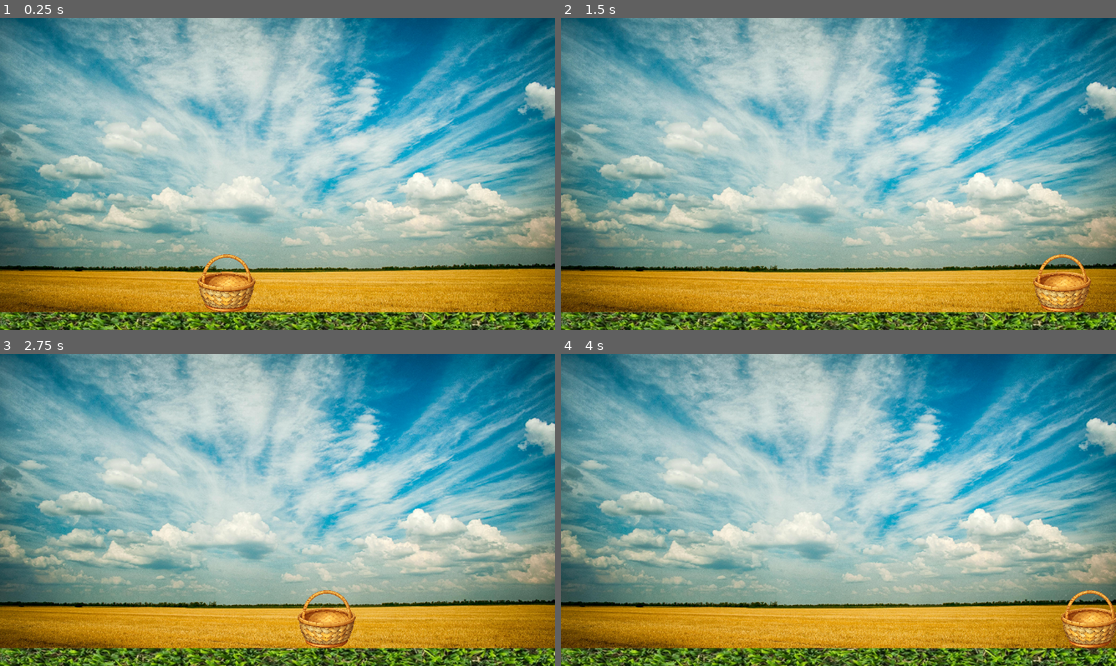
Above: before the commit, frames 1-4 (two rows, left to right).
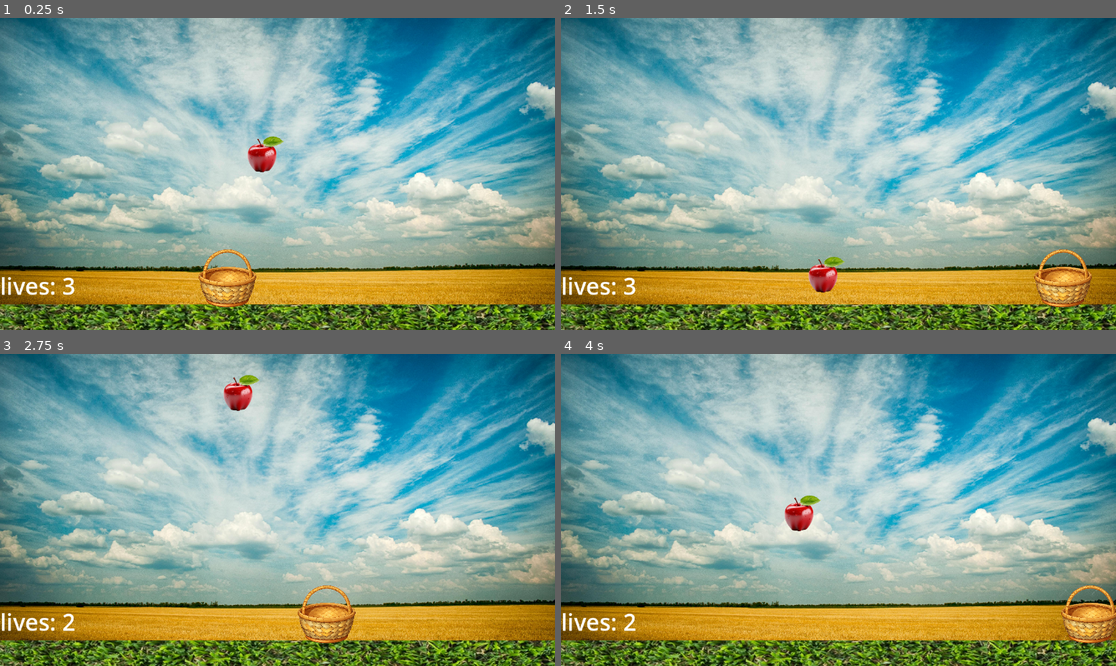
Above: after the commit, the same moments.

Repository: BenMyhillJones/CS12-2025-GithubGodot
Game: Godot game, scene res://appleDropper.tscn
The game is run twice, just before and just after one commit, with the same random seed, the same clock (stepped at 60 frames per second) and the same inputs.
Inputs:
- Up to frame 1 (0.25 s): no input
- Up to frame 2 (1.5 s): hold D (MoveRight) from 0.53 s (still down); tap W (Jump) at 0.6, 0.77, 1.07, 1.35 s
- Up to frame 3 (2.75 s): tap W (Jump) at 1.52, 1.82, 2.1 s; release D (MoveRight) at 2.03 s; hold A (MoveLeft) from 2.03 s (still down)
- Up to frame 4 (4 s): release A (MoveLeft) at 2.78 s; hold D (MoveRight) from 2.78 s (still down); tap W (Jump) at 2.85, 3.02, 3.32, 3.6, 3.77 s

The runs differ from the first frame. In frame 1, 14% of the frame differs, in the area x 0-100%, y 0-100%; in frame 2, 14%; in frame 3, 14%; in frame 4, 14%.

Commit message:
game over screen

Diff:
--- a/appleDropper.tscn
+++ b/appleDropper.tscn
@@ -1,9 +1,11 @@
-[gd_scene load_steps=9 format=3 uid="uid://cm8n3itvmnttf"]
+[gd_scene load_steps=13 format=3 uid="uid://cm8n3itvmnttf"]
 
 [ext_resource type="Texture2D" uid="uid://0v4dbffiqo4k" path="res://Graphics/wonder-ag.jpg" id="1_ypfbe"]
 [ext_resource type="Script" uid="uid://ixs56sk3ykak" path="res://player.gd" id="2_3lm67"]
 [ext_resource type="Texture2D" uid="uid://g468054ftmqd" path="res://Graphics/pngtree-wicker-basketball-clipart-illustration-isolated-on-black-background-png-image_16882503.png" id="3_ypfbe"]
 [ext_resource type="Texture2D" uid="uid://bju8auw62n3n5" path="res://Graphics/pexels-freestockpro-1227513.jpg" id="4_e7f0w"]
+[ext_resource type="Script" uid="uid://bwdxxhrees55c" path="res://insideme.gd" id="5_8dpwq"]
+[ext_resource type="Texture2D" uid="uid://dqs7gi2itd34p" path="res://Graphics/pngtree-3d-red-apple-png-with-green-leaf-png-image_10201408.png" id="6_c8rcf"]
 
 [sub_resource type="PhysicsMaterial" id="PhysicsMaterial_3lm67"]
 
@@ -17,13 +19,19 @@
 radius = 55.0
 height = 118.0
 
+[sub_resource type="RectangleShape2D" id="RectangleShape2D_rdrxu"]
+size = Vector2(101, 20)
+
+[sub_resource type="CircleShape2D" id="CircleShape2D_knasv"]
+radius = 27.073973
+
 [node name="Node2D" type="Node2D"]
 
 [node name="StaticBody2D" type="StaticBody2D" parent="."]
 physics_material_override = SubResource("PhysicsMaterial_3lm67")
 
 [node name="Floor" type="Sprite2D" parent="StaticBody2D"]
-position = Vector2(571, 1111)
+position = Vector2(580, 1095)
 scale = Vector2(1.167, 1)
 texture = ExtResource("1_ypfbe")
 
@@ -41,7 +49,7 @@
 shape = SubResource("RectangleShape2D_3lm67")
 
 [node name="Player" type="CharacterBody2D" parent="."]
-position = Vector2(85, 224)
+position = Vector2(87, 216)
 script = ExtResource("2_3lm67")
 
 [node name="PngtreeWickerBasketballClipartIllustrationIsolatedOnBlackBackgroundPngImage16882503" type="Sprite2D" parent="Player"]
@@ -53,8 +61,46 @@
 position = Vector2(386, 325)
 shape = SubResource("CapsuleShape2D_e7f0w")
 
+[node name="Area2D" type="Area2D" parent="Player"]
+position = Vector2(-1, -2)
+collision_mask = 4
+
+[node name="CollisionShape2D" type="CollisionShape2D" parent="Player/Area2D"]
+position = Vector2(386, 335)
+shape = SubResource("RectangleShape2D_rdrxu")
+
 [node name="PexelsFreestockpro1227513" type="Sprite2D" parent="."]
+editor_description = "THIS STUPID BACKGROUND KEEPS GETTING IN MY WAY"
 z_index = -1
-position = Vector2(578.00006, 377)
+position = Vector2(581, 376.99997)
 scale = Vector2(0.27842507, 0.2784251)
 texture = ExtResource("4_e7f0w")
+
+[node name="stupid apple" type="CharacterBody2D" parent="."]
+position = Vector2(543, 239)
+collision_layer = 4
+collision_mask = 4
+script = ExtResource("5_8dpwq")
+
+[node name="Sprite2D" type="Sprite2D" parent="stupid apple"]
+position = Vector2(3.9999697, -6.999999)
+scale = Vector2(0.26319438, 0.27291667)
+texture = ExtResource("6_c8rcf")
+
+[node name="CollisionShape2D" type="CollisionShape2D" parent="stupid apple"]
+shape = SubResource("CircleShape2D_knasv")
+
+[node name="scorelabel" type="Label" parent="."]
+offset_right = 371.0
+offset_bottom = 138.0
+theme_override_font_sizes/font_size = 48
+
+[node name="lives" type="Label" parent="."]
+offset_top = 523.0
+offset_right = 164.0
+offset_bottom = 590.0
+theme_override_font_sizes/font_size = 48
+text = "lives: 3"
+
+[connection signal="body_entered" from="Player/Area2D" to="Player" method="_on_area_2d_body_entered"]
+[connection signal="body_entered" from="Player/Area2D" to="stupid apple" method="_on_area_2d_body_entered"]
--- /dev/null
+++ b/color.gd
@@ -0,0 +1,11 @@
+extends ColorRect
+var colorspeen = 0
+var colorwheel
+
+func _ready():
+	pass #dunno what to do for now
+
+func _process(_delta: float) -> void:
+	while true:
+		colorspeen += 1
+		colorwheel = Color.from_hsv(colorspeen, 75, 100)
--- /dev/null
+++ b/game_over_mmbwop.gd
@@ -0,0 +1,6 @@
+extends Control
+
+
+
+func _on_button_button_down() -> void:
+	get_tree().change_scene_to_file("res://appleDropper.tscn")
--- /dev/null
+++ b/game_over_mmbwop.tscn
@@ -0,0 +1,91 @@
+[gd_scene load_steps=10 format=3 uid="uid://c0550ul8a1k"]
+
+[ext_resource type="Script" uid="uid://cnxpckgducfsc" path="res://game_over_mmbwop.gd" id="1_akvto"]
+[ext_resource type="Texture2D" uid="uid://bodghagk1odlb" path="res://Graphics/Game Boy Advance - Breath of Fire 2 - Miscellaneous - Fire Background.png" id="2_w17xa"]
+[ext_resource type="Texture2D" uid="uid://b1a5dcnn56wu" path="res://Graphics/pngtree-skull-with-fire-png-image_14605030.png" id="3_tyect"]
+
+[sub_resource type="AtlasTexture" id="AtlasTexture_g5viv"]
+atlas = ExtResource("2_w17xa")
+region = Rect2(0, 0, 241, 107)
+
+[sub_resource type="AtlasTexture" id="AtlasTexture_dlkw0"]
+atlas = ExtResource("2_w17xa")
+region = Rect2(242, 0, 241, 107)
+
+[sub_resource type="AtlasTexture" id="AtlasTexture_e2q7w"]
+atlas = ExtResource("2_w17xa")
+region = Rect2(484, 0, 241, 107)
+
+[sub_resource type="AtlasTexture" id="AtlasTexture_rs570"]
+atlas = ExtResource("2_w17xa")
+region = Rect2(726, 0, 241, 107)
+
+[sub_resource type="AtlasTexture" id="AtlasTexture_0qk04"]
+atlas = ExtResource("2_w17xa")
+region = Rect2(968, 0, 241, 107)
+
+[sub_resource type="SpriteFrames" id="SpriteFrames_ujxal"]
+animations = [{
+"frames": [{
+"duration": 1.0,
+"texture": SubResource("AtlasTexture_g5viv")
+}, {
+"duration": 1.0,
+"texture": SubResource("AtlasTexture_dlkw0")
+}, {
+"duration": 1.0,
+"texture": SubResource("AtlasTexture_e2q7w")
+}, {
+"duration": 1.0,
+"texture": SubResource("AtlasTexture_rs570")
+}, {
+"duration": 1.0,
+"texture": SubResource("AtlasTexture_0qk04")
+}],
+"loop": true,
+"name": &"default",
+"speed": 5.0
+}]
+
+[node name="game over mmbwop" type="Control"]
+layout_mode = 3
+anchors_preset = 15
+anchor_right = 1.0
+anchor_bottom = 1.0
+grow_horizontal = 2
+grow_vertical = 2
+script = ExtResource("1_akvto")
+
+[node name="AnimatedSprite2D" type="AnimatedSprite2D" parent="."]
+position = Vector2(578.5, 321.5)
+scale = Vector2(4.875519, 6.214954)
+sprite_frames = SubResource("SpriteFrames_ujxal")
+frame_progress = 0.9599465
+
+[node name="Label" type="Label" parent="."]
+layout_mode = 0
+offset_left = 283.0
+offset_top = 190.0
+offset_right = 900.0
+offset_bottom = 365.0
+theme_override_font_sizes/font_size = 128
+text = "YOU LOSE"
+
+[node name="Sprite2D" type="Sprite2D" parent="."]
+position = Vector2(173, 466)
+texture = ExtResource("3_tyect")
+
+[node name="Sprite2D" type="Sprite2D" parent="Sprite2D"]
+position = Vector2(826, 11)
+texture = ExtResource("3_tyect")
+
+[node name="Button" type="Button" parent="."]
+layout_mode = 0
+offset_left = 356.0
+offset_top = 474.0
+offset_right = 760.0
+offset_bottom = 584.0
+theme_override_font_sizes/font_size = 48
+text = "try again :("
+
+[connection signal="button_down" from="Button" to="." method="_on_button_button_down"]
--- /dev/null
+++ b/insideme.gd
@@ -0,0 +1,27 @@
+extends CharacterBody2D
+var tries = 3
+var tries_label
+func _ready():
+	velocity = Vector2 (0, 200)
+	tries_label = get_node("/root/Node2D/lives")
+
+func _physics_process(delta: float) -> void:
+
+	if position.y > 700:
+		tries -= 1
+		tries_label.text = "lives: " + str(tries)
+		position.y = 0
+		position.x = randi_range(10, 1100)
+
+		if tries < 1:
+			get_tree().change_scene_to_file("res://game_over_mmbwop.tscn")
+	move_and_slide();
+
+
+
+
+
+
+func _on_area_2d_body_entered(body: Node2D) -> void:
+	position.y = 0
+	position.x = randi_range(10, 1100)
--- a/player.gd
+++ b/player.gd
@@ -1,31 +1,23 @@
 extends CharacterBody2D
 
 @export var speed := 600.0
-@export var jump_force := 0
 @export var gravity := 10000
-
-@export var max_jumps := 10000   # 1 = normal jump, 2 = double jump
-var jumps_left := 0
-
+var score = 0
+var score_label
 func _ready():
-	jumps_left = max_jumps
+	score_label = get_node("/root/Node2D/scorelabel")
 
 func _physics_process(delta):
-	# Apply gravity if not on floor
-	if not is_on_floor():
-		velocity.y += gravity * delta
-		velocity.x = velocity.x + 1
-	else:
-		# Reset jumps when touching the ground
-		jumps_left = max_jumps
-
 	# Horizontal movement
 	var direction = Input.get_axis("MoveLeft", "MoveRight")
 	velocity.x = direction * speed
 
-	# Jump (allows double jump)
-	if Input.is_action_just_pressed("Jump") and jumps_left > 0:
-		velocity.y = jump_force
-		jumps_left -= 1
+
+
 
 	move_and_slide()
+
+
+func _on_area_2d_body_entered(body: Node2D) -> void:
+	score += 1
+	score_label.text = "score " + str(score)
--- a/project.godot
+++ b/project.godot
@@ -32,3 +32,8 @@
 "events": [Object(InputEventKey,"resource_local_to_scene":false,"resource_name":"","device":-1,"window_id":0,"alt_press …(192 unchanged characters)…
 ]
 }
+
+[layer_names]
+
+2d_physics/layer_1="ground n stuff"
+2d_physics/layer_3="apple goes in the basket"
Binary file added: Graphics/Game Boy Advance - Breath of Fire 2 - Miscellaneous - Fire Background.png
Not shown, added: Graphics/Game Boy Advance - Breath of Fire 2 - Miscellaneous - Fire Background.png.import
Binary file added: Graphics/cooltext497328826541501.gif
Binary file added: Graphics/pngtree-3d-red-apple-png-with-green-leaf-png-image_10201408.png
Not shown, added: Graphics/pngtree-3d-red-apple-png-with-green-leaf-png-image_10201408.png.import
Binary file added: Graphics/pngtree-skull-with-fire-png-image_14605030.png
Not shown, added: Graphics/pngtree-skull-with-fire-png-image_14605030.png.import
Not shown, added: color.gd.uid
Not shown, added: game_over_mmbwop.gd.uid
Not shown, added: insideme.gd.uid
